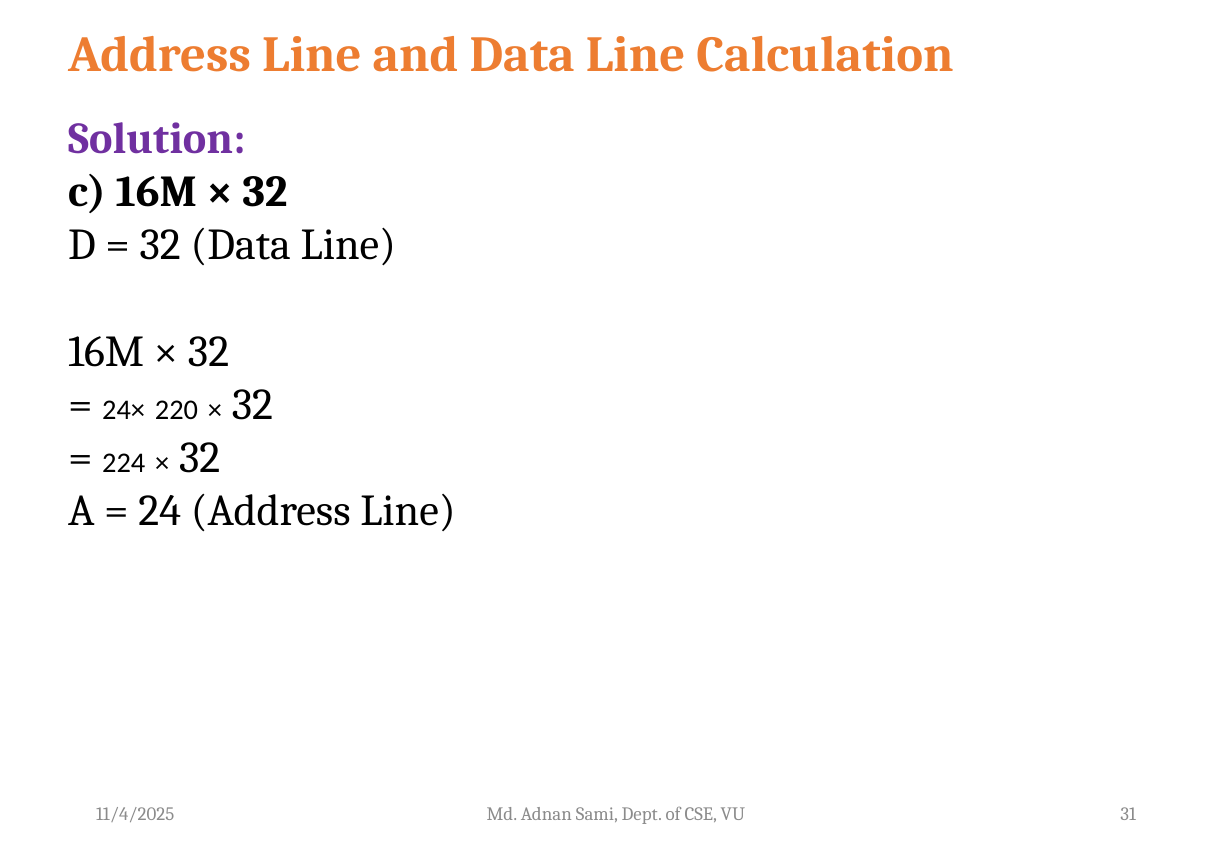
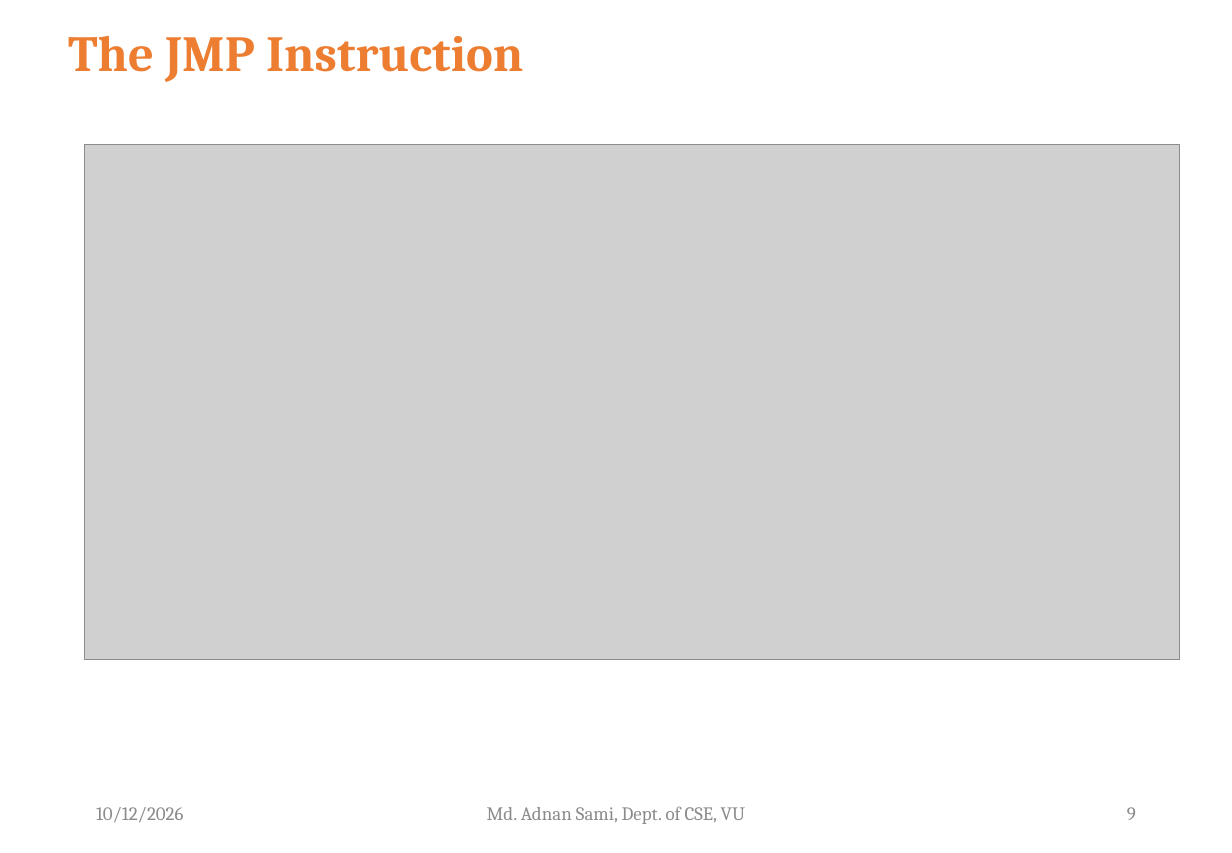
Before and after one commit to atif721/Varendra-University, a slide deck: slide 9 of 06 Sixth Semester/CSE 3205 Microprocessor and Assembly Language/Final/PPTX files/Lecture-8 (Microprocessor and Assembly Language).pptx (slide 31 before the commit). Drawn at 1232x853 pixels with LibreOffice and Linux fonts; fonts in the diff are those of the drawing; grey boxes stand for pictures; background and template pictures are left out. Boxes give left, top, right and bottom in pixels: in the first picture for what was removed or moved away, otherwise in the second. Text is boxed around its words. In the diff, an @@ line names an element or a change of style, - is before the commit and + after.

Commit message:
mal pptx added

```diff
--- a/06 Sixth Semester/CSE 3205 Microprocessor and Assembly Language/Final/PPTX files/Lecture-8 (Microprocessor and Assembly Language).pptx
+++ b/06 Sixth Semester/CSE 3205 Microprocessor and Assembly Language/Final/PPTX files/Lecture-8 (Microprocessor and Assembly Language).pptx
@@ text at [68,36,523,82]: text changed @@
-Address Line and Data Line Calculation
+The JMP Instruction
@@ text removed at [68,122,455,532] @@
-  Solution:
-  c) 16M × 32
-  D = 32 (Data Line)
-  16M × 32
-  = 24× 220 × 32
-  = 224 × 32
-  A = 24 (Address Line)
@@ picture added at [84,144,1180,660] @@
@@ text at [96,807,183,822]: text changed @@
-11/4/2025
+10/12/2026
@@ page number at [1127,807,1136,820]: text changed @@
-31
+9
```
Also in this commit, not shown: 6 other slides changed, 21 slides added, 27 slides removed, 1 other file.
